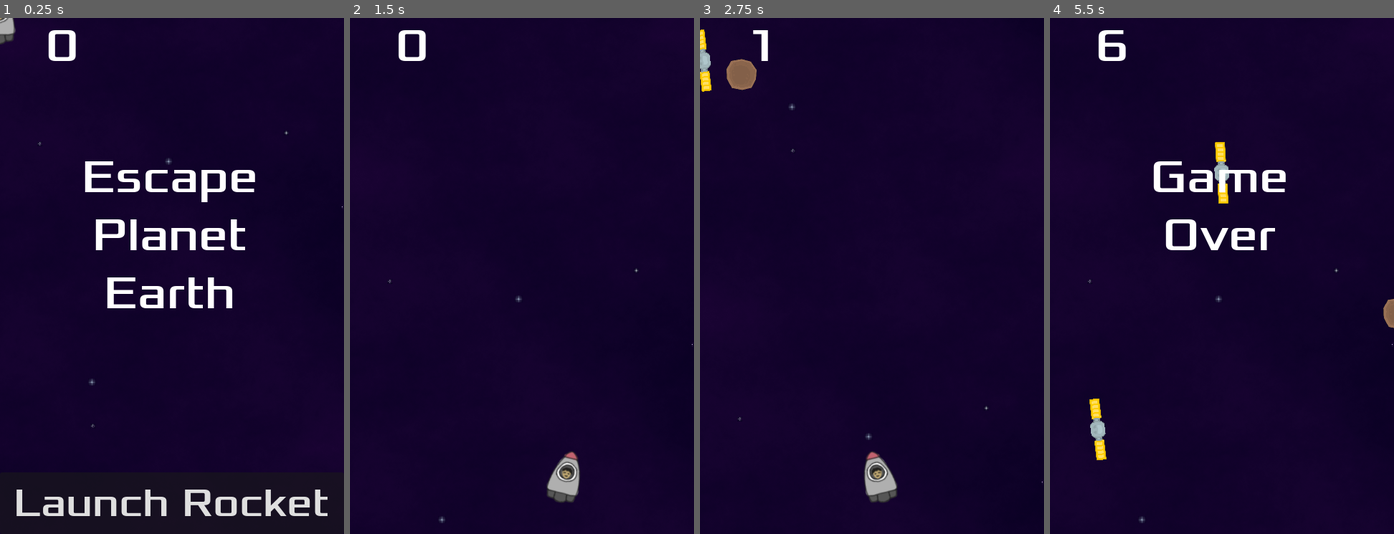
Above: before the commit, frames 1-4 (left to right).
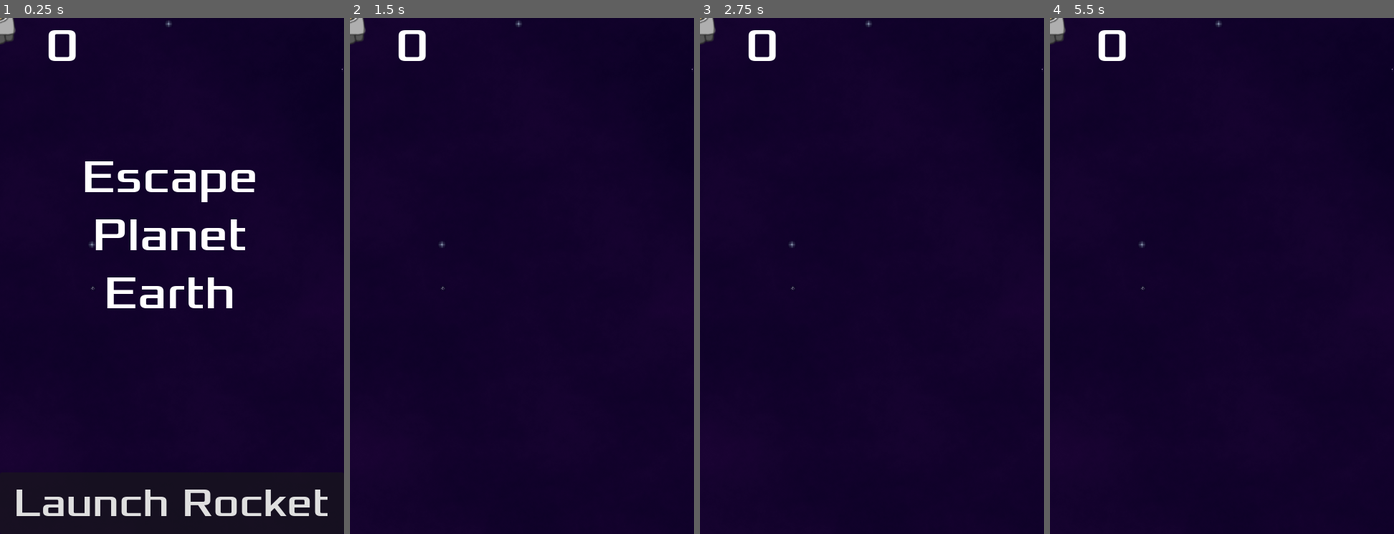
Above: after the commit, the same moments.

Repository: siddydutta/DYHTG-2024-SpaceEscape
Game: Godot game, scene res://main.tscn
The game is run twice, just before and just after one commit, with the same random seed, the same clock (stepped at 60 frames per second) and the same inputs.
Inputs:
- Up to frame 1 (0.25 s): no input
- Up to frame 2 (1.5 s): click "Launch Rocket" at 0.5 s; hold Right (move_right) from 1.28 s (still down)
- Up to frame 3 (2.75 s): release Right (move_right) at 2.03 s; hold Left (move_left) from 2.03 s (still down)
- Up to frame 4 (5.5 s): release Left (move_left) at 2.78 s; hold Right (move_right) 2.78-4.28 s; hold Left (move_left) from 4.28 s (still down)

The runs differ from the first frame. In frame 1, less than 0.1% of the frame differs, in the area x 11-100%, y 0-80%; in frame 2, 1.0%; in frame 3, 2.0%; in frame 4, 2.9%, in the area x 0-100%, y 0-98%.
Error after the commit: Parse Error: Function "_on_power_up_collision()" not found in base self. (res://player.gd:86)

Commit message:
Speed down functionality added. (#6)
Co-authored-by: Lukas Moers <luk.moers@gmail.com>

Diff:
--- /dev/null
+++ b/SpeedDownBuff.gd
@@ -0,0 +1,12 @@
+extends Node2D
+
+@onready var sprite = $AnimatedSprite2D
+
+func _ready():
+	sprite.play("speedDownBuff")
+
+func _process(delta: float) -> void:
+	pass
+
+func _on_visible_on_screen_notifier_2d_screen_exited():
+	queue_free()
--- /dev/null
+++ b/SpeedDownBuffScene.tscn
@@ -0,0 +1,56 @@
+[gd_scene load_steps=9 format=3 uid="uid://ent2hvetohq1"]
+
+[ext_resource type="Texture2D" uid="uid://d3318n6o403ry" path="res://Sprites 2/Power ups/Red/frame 1.png" id="2_6xcfo"]
+[ext_resource type="Texture2D" uid="uid://e7vpk4k124j5" path="res://Sprites 2/Power ups/Red/frame 2.png" id="3_cuhqi"]
+[ext_resource type="Texture2D" uid="uid://etxi8c688ytp" path="res://Sprites 2/Power ups/Red/frame 3.png" id="4_ejk75"]
+[ext_resource type="Texture2D" uid="uid://2w6wm4lg0fed" path="res://Sprites 2/Power ups/Red/frame 4.png" id="5_qfr00"]
+[ext_resource type="Texture2D" uid="uid://bvqadphrqpits" path="res://Sprites 2/Power ups/Red/frame 5.png" id="6_k1u17"]
+[ext_resource type="Texture2D" uid="uid://g3tqlw77lf0w" path="res://Sprites 2/Power ups/Red/frame 6.png" id="7_klbgh"]
+
+[sub_resource type="SpriteFrames" id="SpriteFrames_3f6y5"]
+animations = [{
+"frames": [{
+"duration": 1.0,
+"texture": ExtResource("2_6xcfo")
+}, {
+"duration": 1.0,
+"texture": ExtResource("3_cuhqi")
+}, {
+"duration": 1.0,
+"texture": ExtResource("4_ejk75")
+}, {
+"duration": 1.0,
+"texture": ExtResource("5_qfr00")
+}, {
+"duration": 1.0,
+"texture": ExtResource("6_k1u17")
+}, {
+"duration": 1.0,
+"texture": ExtResource("7_klbgh")
+}],
+"loop": false,
+"name": &"speedDownBuff",
+"speed": 5.0
+}]
+
+[sub_resource type="CircleShape2D" id="CircleShape2D_mel2t"]
+radius = 37.3571
+
+[node name="SpeedDownBuff" type="RigidBody2D" groups=["speedDown"]]
+collision_mask = 0
+gravity_scale = 0.0
+
+[node name="AnimatedSprite2D" type="AnimatedSprite2D" parent="."]
+scale = Vector2(0.18, 0.18)
+sprite_frames = SubResource("SpriteFrames_3f6y5")
+animation = &"speedDownBuff"
+metadata/_edit_group_ = true
+
+[node name="CollisionShape2D" type="CollisionShape2D" parent="."]
+scale = Vector2(0.75, 0.75)
+shape = SubResource("CircleShape2D_mel2t")
+one_way_collision = true
+metadata/_edit_group_ = true
+
+[node name="VisibleOnScreenNotifier2D" type="VisibleOnScreenNotifier2D" parent="."]
+metadata/_edit_group_ = true
--- /dev/null
+++ b/SpeedUpBuff.gd
@@ -0,0 +1,12 @@
+extends Node2D
+
+@onready var sprite = $AnimatedSprite2D
+
+func _ready():
+	sprite.play("speedDownBuff")
+
+func _process(delta: float) -> void:
+	pass
+
+func _on_visible_on_screen_notifier_2d_screen_exited():
+	queue_free()
--- /dev/null
+++ b/SpeedUpBuffScene.tscn
@@ -0,0 +1,58 @@
+[gd_scene load_steps=10 format=3 uid="uid://64ujgp4vhl0o"]
+
+[ext_resource type="Script" path="res://SpeedUpBuff.gd" id="1_mqej3"]
+[ext_resource type="Texture2D" uid="uid://2pdc4e5ty8tu" path="res://art/PowerUps/frame 1.png" id="2_xasj8"]
+[ext_resource type="Texture2D" uid="uid://b6gmkgk6siyvn" path="res://art/PowerUps/frame 2.png" id="3_vj4ou"]
+[ext_resource type="Texture2D" uid="uid://c8xka1lv2qtek" path="res://art/PowerUps/frame 3.png" id="4_522iq"]
+[ext_resource type="Texture2D" uid="uid://ceuq4o6xrbh8y" path="res://art/PowerUps/frame 4.png" id="5_f1nbk"]
+[ext_resource type="Texture2D" uid="uid://du7lxiqeaeser" path="res://art/PowerUps/frame 5.png" id="6_xg8jx"]
+[ext_resource type="Texture2D" uid="uid://bdwjwqqac07qr" path="res://art/PowerUps/frame 6.png" id="7_u73qa"]
+
+[sub_resource type="SpriteFrames" id="SpriteFrames_3f6y5"]
+animations = [{
+"frames": [{
+"duration": 1.0,
+"texture": ExtResource("2_xasj8")
+}, {
+"duration": 1.0,
+"texture": ExtResource("3_vj4ou")
+}, {
+"duration": 1.0,
+"texture": ExtResource("4_522iq")
+}, {
+"duration": 1.0,
+"texture": ExtResource("5_f1nbk")
+}, {
+"duration": 1.0,
+"texture": ExtResource("6_xg8jx")
+}, {
+"duration": 1.0,
+"texture": ExtResource("7_u73qa")
+}],
+"loop": false,
+"name": &"speedUpBuff",
+"speed": 5.0
+}]
+
+[sub_resource type="CircleShape2D" id="CircleShape2D_mel2t"]
+radius = 37.3571
+
+[node name="SpeedUpBuff" type="RigidBody2D" groups=["speedUp"]]
+collision_mask = 0
+gravity_scale = 0.0
+script = ExtResource("1_mqej3")
+
+[node name="AnimatedSprite2D" type="AnimatedSprite2D" parent="."]
+scale = Vector2(0.18, 0.18)
+sprite_frames = SubResource("SpriteFrames_3f6y5")
+animation = &"speedUpBuff"
+metadata/_edit_group_ = true
+
+[node name="CollisionShape2D" type="CollisionShape2D" parent="."]
+scale = Vector2(0.75, 0.75)
+shape = SubResource("CircleShape2D_mel2t")
+one_way_collision = true
+metadata/_edit_group_ = true
+
+[node name="VisibleOnScreenNotifier2D" type="VisibleOnScreenNotifier2D" parent="."]
+metadata/_edit_group_ = true
--- a/main.gd
+++ b/main.gd
@@ -1,12 +1,16 @@
 extends Node
 
 @export var mob_scene: PackedScene = preload("res://mob.tscn")
+@export var speedUp_scene: PackedScene = preload("res://SpeedUpBuffScene.tscn")
+@export var speedDown_scene: PackedScene = preload("res://SpeedDownBuffScene.tscn")
 @export var asteroid_scene: PackedScene = preload("res://asteroid.tscn")
 @export var power_up_scene: PackedScene = preload("res://power_up.tscn")
 
 var score
 var mob_initial_velocity = 200
 var mob_final_velocity = 250
+var buffs_initial_velocity = 200
+var buffs_final_velocity = 250
 var asteroid_initial_velocity = 100
 var asteroid_final_velocity = 200
 
@@ -20,6 +24,7 @@
 	$Player.connect("power_up_collected", Callable(self, "_on_power_up_collected"))
 	$MobTimer.wait_time = 1
 	score = 0
+
 # Called every frame. 'delta' is the elapsed time since the previous frame.
 func _process(delta: float) -> void:
 	pass
@@ -27,6 +32,8 @@
 func game_over():
 	$ElevationTimer.stop()
 	$MobTimer.stop()
+	$SpeedUpBuffTimer.stop()
+	$SpeedDownBuffTimer.stop()
 	$PowerUpTimer.stop()
 	$AsteroidTimer.stop()
 	$HUD.show_game_over()
@@ -40,6 +47,8 @@
 func _on_start_timer_timeout():
 	$MobTimer.start()
 	$ElevationTimer.start()
+	$SpeedUpBuffTimer.start()
+	$SpeedDownBuffTimer.start()
 	$PowerUpTimer.start()
 	$AsteroidTimer.start()
 
@@ -90,22 +99,40 @@
 	score += 3
 	$HUD.update_score(score)
 
-func _on_power_up_timer_timeout() -> void:
-	var powerUp = power_up_scene.instantiate()
+func _on_speedUpBuff_timer_timeout() -> void:
+	var speedUpBuff = speedUp_scene.instantiate()
 
 	# Choose a random location on Path2D
-	var powerUp_spawn_location = $PowerUpPath/PowerUpSpawnLocation
-	powerUp_spawn_location.progress_ratio = randf()
+	var speedUpBuff_spawn_location = $SpeedUpBuffPath/SpeedUpBuffSpawnLocation
+	speedUpBuff_spawn_location.progress_ratio = randf()
 
 	# Set rotation explicitly to face down (PI / 2 radians)
 	var direction = PI / 2
-	powerUp.rotation = direction
+	speedUpBuff.rotation = direction
 
 	# Set the position to the spawn location
-	powerUp.position = powerUp_spawn_location.position
+	speedUpBuff.position = speedUpBuff_spawn_location.position
 
 	# Set the velocity to move straight down
-	var velocity = Vector2(0.0, randf_range(powerup_initial_velocity, powerup_final_velocity))  # Moving down (positive y)
-	powerUp.linear_velocity = velocity
+	var velocity = Vector2(0.0, randf_range(buffs_initial_velocity, buffs_final_velocity))  # Moving down (positive y)
+	speedUpBuff.linear_velocity = velocity
 
-	add_child(powerUp)
+	add_child(speedUpBuff)
+
+func _on_speed_down_buff_timer_timeout() -> void:
+	var speedDownBuff = speedDown_scene.instantiate()
+
+	var speedDownBuff_spawn_location = $SpeedDownBuffPath/SpeedDownBuffSpawnLocation
+	speedDownBuff_spawn_location.progress_ratio = randf()
+
+	var direction = PI / 2
+	speedDownBuff.rotation = direction
+
+	# Set the position to the spawn location
+	speedDownBuff.position = speedDownBuff_spawn_location.position
+
+	# Set the velocity to move straight down
+	var velocity = Vector2(0.0, randf_range(buffs_initial_velocity, buffs_final_velocity))  # Moving down (positive y)
+	speedDownBuff.linear_velocity = velocity
+
+	add_child(speedDownBuff)
--- a/main.tscn
+++ b/main.tscn
@@ -1,13 +1,9 @@
-[gd_scene load_steps=9 format=3 uid="uid://b24eit6703syq"]
+[gd_scene load_steps=7 format=3 uid="uid://b24eit6703syq"]
 
 [ext_resource type="PackedScene" uid="uid://bqds5kpqglm8d" path="res://Player.tscn" id="1_iwmrs"]
 [ext_resource type="Script" path="res://main.gd" id="1_t4vn5"]
-[ext_resource type="Shader" path="res://scroll.gdshader" id="2_htj57"]
-[ext_resource type="Texture2D" uid="uid://pl11u3ua1kpo" path="res://Background/space background.png" id="3_ety76"]
+[ext_resource type="PackedScene" uid="uid://bwyetln3p16c4" path="res://Background/BackGround.tscn" id="2_t3buh"]
 [ext_resource type="PackedScene" uid="uid://degj6m0gu6v8h" path="res://hud.tscn" id="4_6nxef"]
-
-[sub_resource type="ShaderMaterial" id="ShaderMaterial_byheq"]
-shader = ExtResource("2_htj57")
 
 [sub_resource type="Curve2D" id="Curve2D_euxua"]
 _data = {
@@ -24,12 +20,7 @@
 [node name="Main" type="Node"]
 script = ExtResource("1_t4vn5")
 
-[node name="Pattern" type="TextureRect" parent="."]
-texture_repeat = 2
-material = SubResource("ShaderMaterial_byheq")
-offset_right = 2048.0
-offset_bottom = 1536.0
-texture = ExtResource("3_ety76")
+[node name="BackGround" parent="." instance=ExtResource("2_t3buh")]
 
 [node name="Player" parent="." instance=ExtResource("1_iwmrs")]
 speed = 300
@@ -42,8 +33,11 @@
 [node name="StartTimer" type="Timer" parent="."]
 one_shot = true
 
-[node name="PowerUpTimer" type="Timer" parent="."]
-wait_time = 2.0
+[node name="SpeedUpBuffTimer" type="Timer" parent="."]
+wait_time = 15.0
+
+[node name="SpeedDownBuffTimer" type="Timer" parent="."]
+wait_time = 30.0
 
 [node name="AsteroidTimer" type="Timer" parent="."]
 
@@ -68,12 +62,21 @@
 
 [node name="HUD" parent="." instance=ExtResource("4_6nxef")]
 
-[node name="PowerUpPath" type="Path2D" parent="."]
+[node name="SpeedUpBuffPath" type="Path2D" parent="."]
 position = Vector2(0, 4.73988)
 scale = Vector2(1, 0.407514)
 curve = SubResource("Curve2D_fyrt5")
 
-[node name="PowerUpSpawnLocation" type="PathFollow2D" parent="PowerUpPath"]
+[node name="SpeedUpBuffSpawnLocation" type="PathFollow2D" parent="SpeedUpBuffPath"]
+position = Vector2(8, 8)
+rotation = 0.0172397
+
+[node name="SpeedDownBuffPath" type="Path2D" parent="."]
+position = Vector2(0, 4.73988)
+scale = Vector2(1, 0.407514)
+curve = SubResource("Curve2D_fyrt5")
+
+[node name="SpeedDownBuffSpawnLocation" type="PathFollow2D" parent="SpeedDownBuffPath"]
 position = Vector2(8, 8)
 rotation = 0.0172397
 
@@ -81,5 +84,7 @@
 [connection signal="timeout" from="MobTimer" to="." method="_on_mob_timer_timeout"]
 [connection signal="timeout" from="ElevationTimer" to="." method="_on_elevation_timer_timeout"]
 [connection signal="timeout" from="StartTimer" to="." method="_on_start_timer_timeout"]
+[connection signal="timeout" from="SpeedUpBuffTimer" to="." method="_on_speedUpBuff_timer_timeout"]
+[connection signal="timeout" from="SpeedDownBuffTimer" to="." method="_on_speed_down_buff_timer_timeout"]
 [connection signal="timeout" from="PowerUpTimer" to="." method="_on_power_up_timer_timeout"]
 [connection signal="timeout" from="AsteroidTimer" to="." method="_on_asteroid_timer_timeout"]
--- a/player.gd
+++ b/player.gd
@@ -78,6 +78,10 @@
 	# Check if the collided body is a mob
 	if body.is_in_group("mobs"):
 		_on_mob_collision(body)
+	elif body.is_in_group("speedUp"):
+		_on_speedUpBuff_collision(body)
+	elif body.is_in_group("speedDown"):
+		_on_speedDownBuff_collision(body)
 	elif body.is_in_group("powerups"):
 		_on_power_up_collision(body)
 	else:
@@ -100,13 +104,19 @@
 	$CollisionShape2D.set_deferred("disabled", true)
 
 # Handle power-up collision (player collects a power-up)
-func _on_power_up_collision(power_up: Node2D) -> void:
+func _on_speedUpBuff_collision(speedUpBuff: Node2D) -> void:
 	# Increase the player's speed by 1.2x
 	speed_multiplier *= 1.2  # Multiply the current speed by 1.2
 	power_up_collected.emit()  # Emit a signal for collecting the power-up
 
-	# You might want to hide or remove the power-up from the scene
-	power_up.queue_free()
+	speedUpBuff.queue_free()
+
+func _on_speedDownBuff_collision(speedDownBuff: Node2D) -> void:
+	# Increase the player's speed by 1.2x
+	speed_multiplier *= 0.9  # Multiply the current speed by 1.2
+	power_up_collected.emit()  # Emit a signal for collecting the power-up
+
+	speedDownBuff.queue_free()
 
 # Function to reset the player and start at a specific position
 func start(pos):
--- a/project.godot
+++ b/project.godot
@@ -24,6 +24,8 @@
 [global_group]
 
 mobs="Objects that will hit the player and end the game"
+speedUp="Increase the velocity of the rocket."
+speedDown="Decrease the velocity of the rocket."
 powerups="PowerUps that will make the player go faster"
 asteroids=""
 
